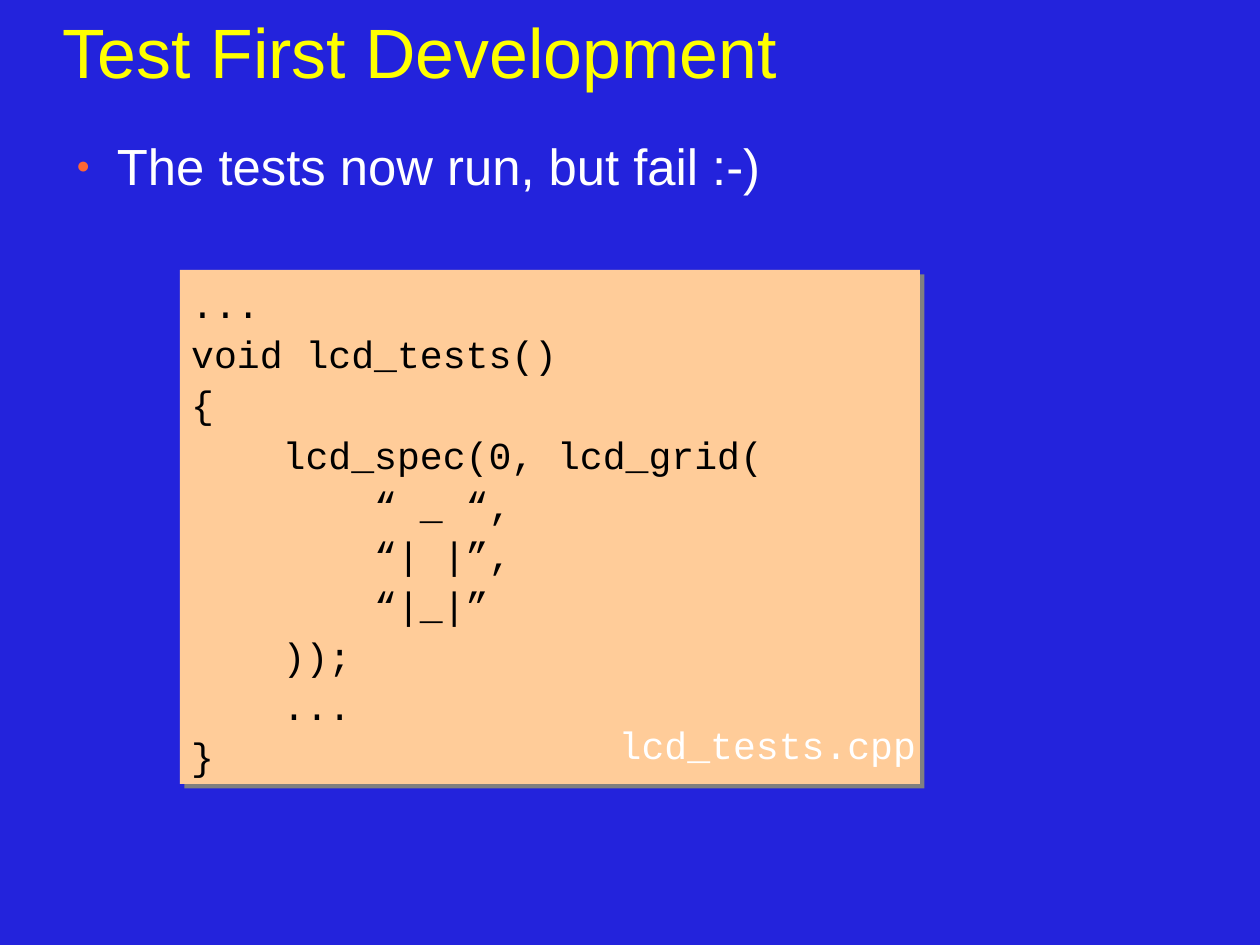
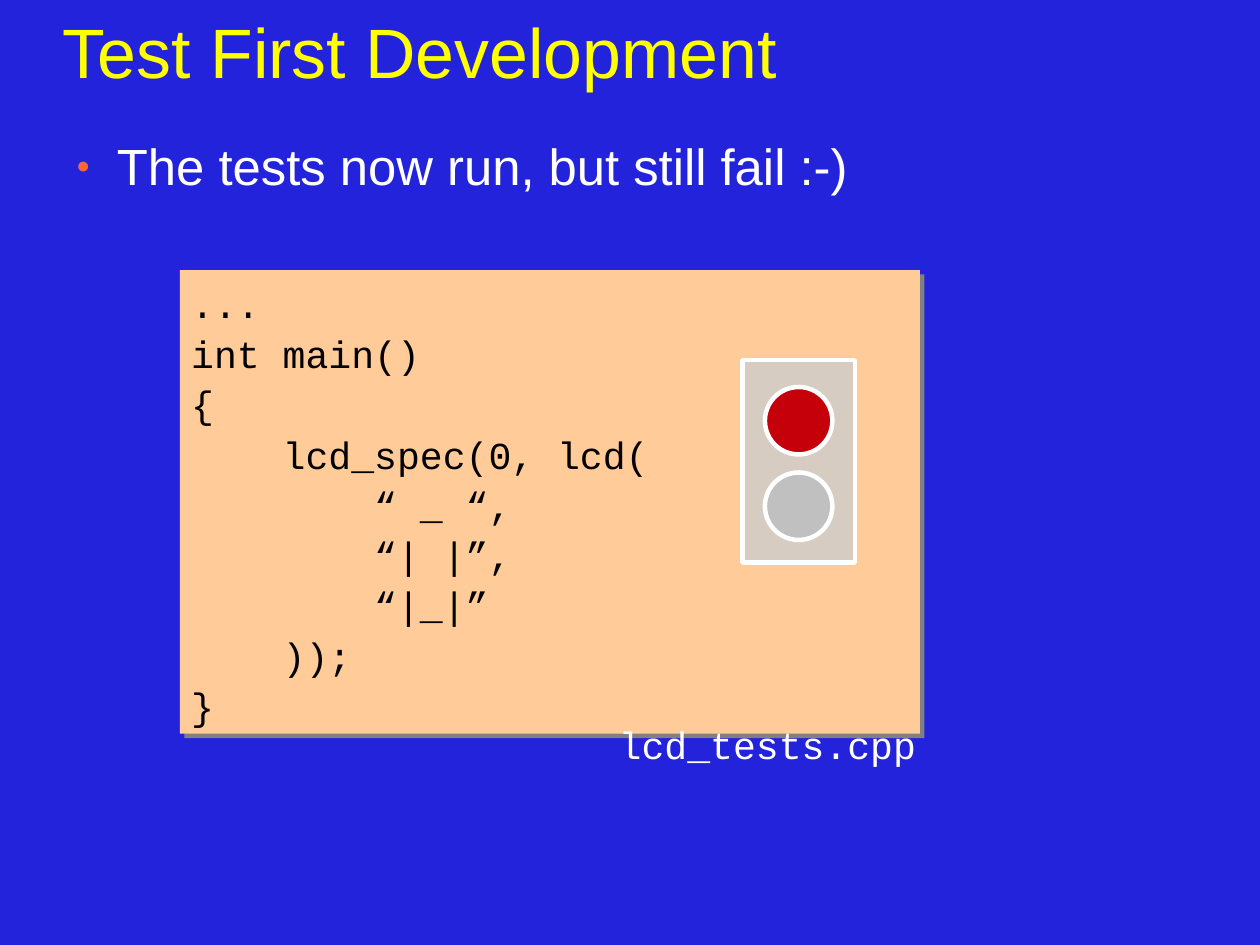
Before and after one commit to JonJagger/two-day-courses, a slide deck: slide 7 of cppf/02_Brief_Tour_of_C++.odp (slide 8 before the commit). Drawn at 1260x945 pixels with LibreOffice and Linux fonts; fonts in the diff are those of the drawing. Boxes give left, top, right and bottom in pixels: in the first picture for what was removed or moved away, otherwise in the second. Text is boxed around its words. In the diff, an @@ line names an element or a change of style, - is before the commit and + after.

```diff
--- a/cppf/02_Brief_Tour_of_C++.odp
+++ b/cppf/02_Brief_Tour_of_C++.odp
@@ text at [117,148,786,192]: text changed @@
-● The tests now run, but fail :-)
+● The tests now run, but still fail :-)
@@ text in rectangle at [181,270,920,734]: paragraph removed @@
-...
@@ rectangle "...": place and size @@
-rectangle "..." at [181,270,920,784]
+rectangle "..." at [181,270,920,734]
@@ text in rectangle at [191,341,424,376]: text changed @@
-void lcd_tests()
+int main()
@@ rectangle added at [743,360,855,563], fill #99CCFF at 40% opacity, outline #FFFFFF 2.83 pt @@
@@ ellipse added at [765,388,832,455], fill #C5000B, outline #FFFFFF 2.83 pt @@
@@ text in rectangle at [283,441,539,477]: text changed @@
-lcd_spec(0, lcd_grid(
+lcd_spec(0, lcd(
@@ ellipse added at [765,472,832,540], fill #C0C0C0, outline #FFFFFF 2.83 pt @@
```
Also in this commit, not shown: 7 other slides changed, 2 slides added, 1 slide removed.
